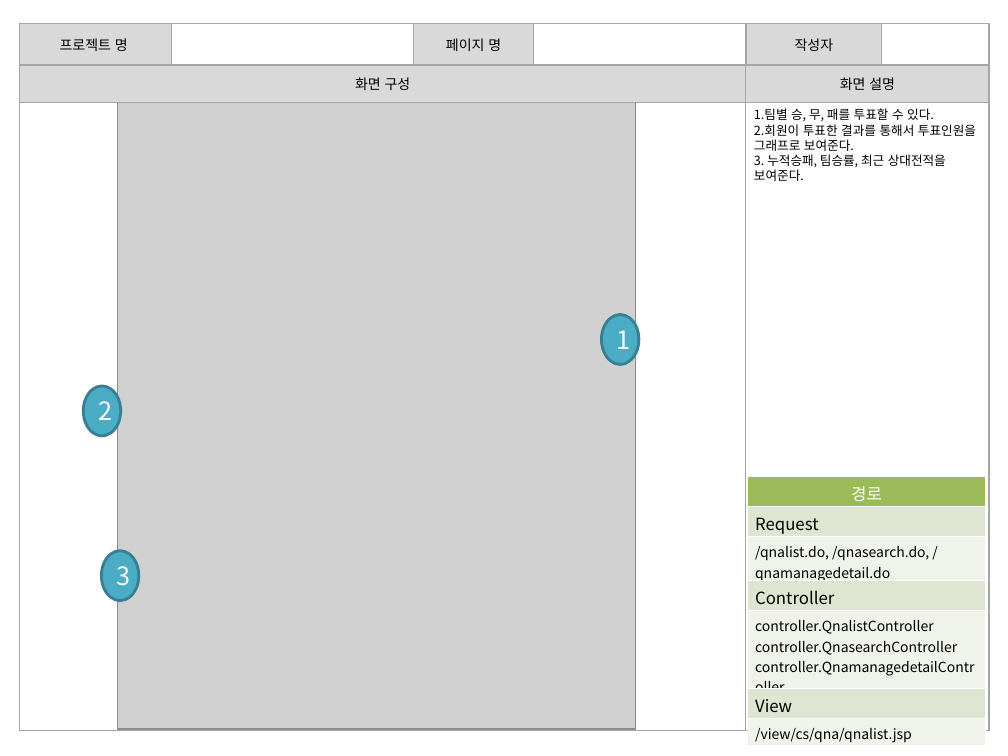
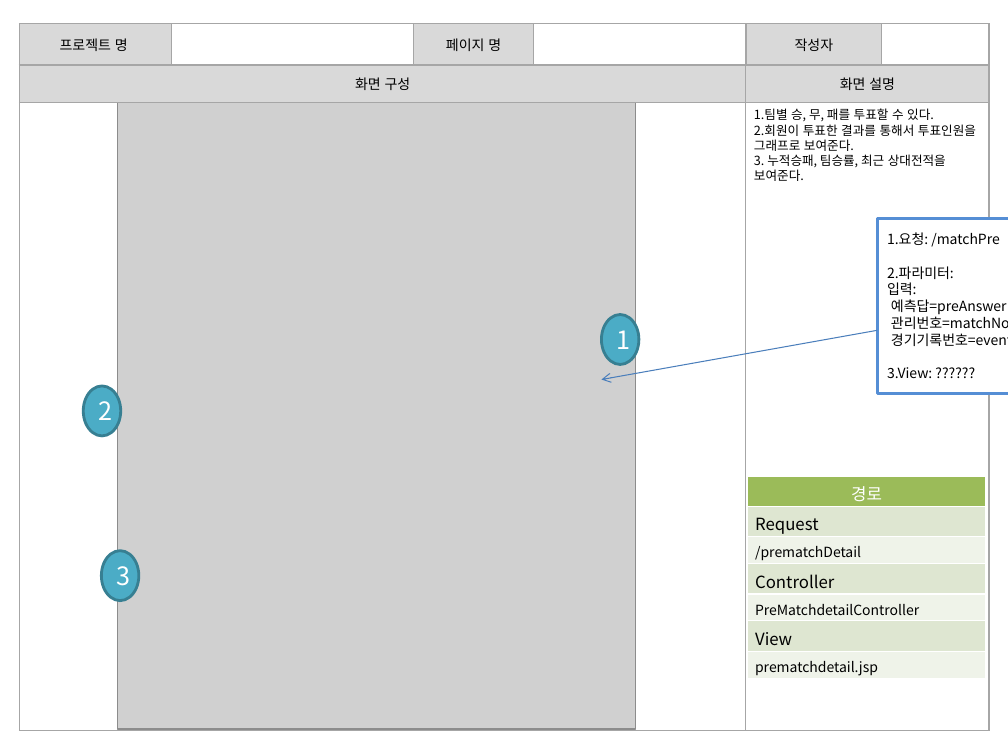
Before and after one commit to banana1531/ggs, a slide deck: slide 2 of doc/1.개인폴더/최현우/01. 스토리보드_경기일정.pptx (slide 3 before the commit). Drawn at 1008x756 pixels with LibreOffice and Linux fonts; fonts in the diff are those of the drawing; grey boxes stand for pictures. Boxes give left, top, right and bottom in pixels: in the first picture for what was removed or moved away, otherwise in the second. Text is boxed around its words. In the diff, an @@ line names an element or a change of style, - is before the commit and + after.

```diff
--- a/doc/1.개인폴더/최현우/01. 스토리보드_경기일정.pptx
+++ b/doc/1.개인폴더/최현우/01. 스토리보드_경기일정.pptx
@@ rectangle added at box(877, 219, 1008, 393), fill #FFFFFF, outline #558ED5 2 pt, 10 pt, text #000000 @@
+1.요청: /matchPre
+2.파라미터:
+입력:
+예측답=preAnswer
+관리번호=matchNo
+경기기록번호=eventNo
+3.View: ??????
@@ arrow added from (877, 331) to (602, 380), #4B7EBC 0.75 pt @@
@@ table at box(748, 476, 986, 680) @@
-row 3, column 1: /qnalist.do, /qnasearch.do, /qnamanagedetail.do
+row 3, column 1: /prematchDetail
-row 5, column 1: controller.QnalistController / controller.QnasearchController / controller.QnamanagedetailController
+row 5, column 1: PreMatchdetailController
-row 7, column 1: /view/cs/qna/qnalist.jsp
+row 7, column 1: prematchdetail.jsp
```
Also in this commit, not shown: 5 other slides changed, 1 slide removed.
